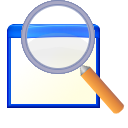
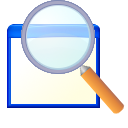
Layer changes from the first 128x128 image to the second:
painted on "Glass" over <box>26,5,91,70</box>
